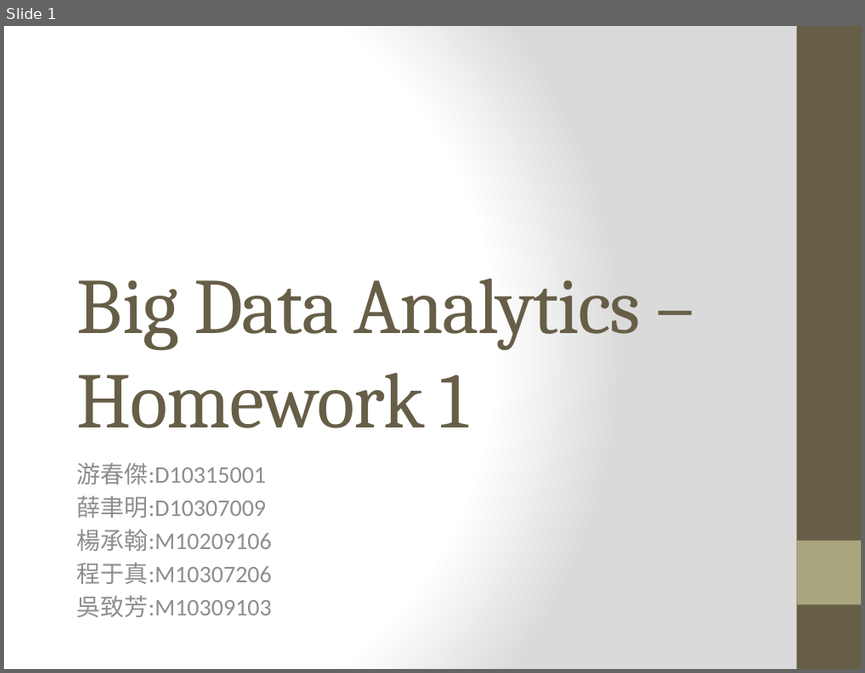
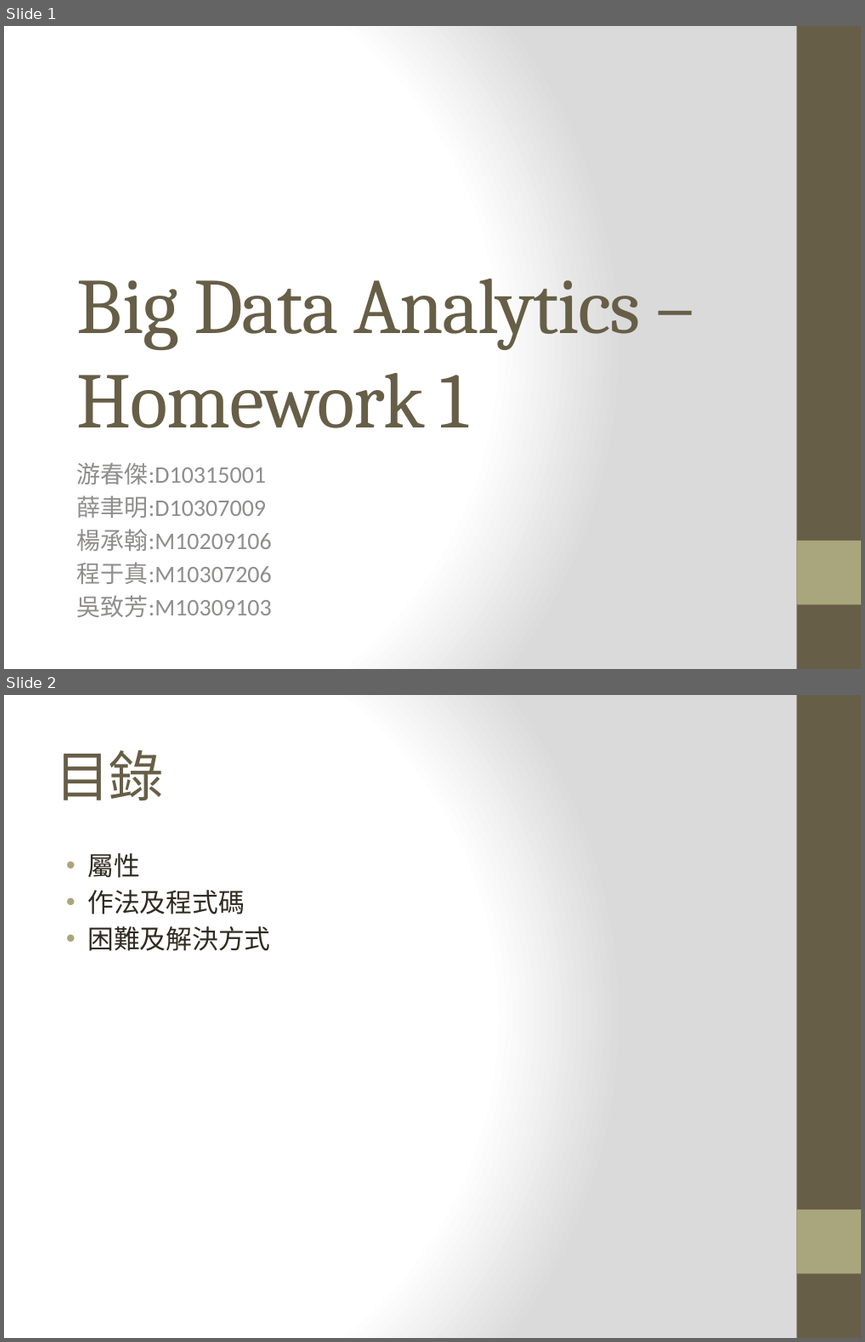
Before and after one commit to yuchunjie/BigData, a slide deck: HomeWork_1/DOC/PPT/PPT.pptx. Shown one above the other, each under a label of ours: slide 1 before the commit, slides 1 and 2 after it. The pictures are 865x673 and 865x1342 pixels, drawn with LibreOffice and Linux fonts; fonts in the diff are those of the drawing. Boxes give left, top, right and bottom in pixels: in the first picture for what was removed or moved away, otherwise in the second. Text is boxed around its words. In the diff, an @@ line names an element or a change of style, - is before the commit and + after.

```diff
--- a/HomeWork_1/DOC/PPT/PPT.pptx
+++ b/HomeWork_1/DOC/PPT/PPT.pptx
@@ slide 2 added at (x1=4, y1=695, x2=861, y2=1338), background gradient #FFFFFF to #DADADA; not listed: 2 template elements that a slide beside it also shows @@
@@ title added at (x1=55, y1=750, x2=163, y2=800), 46 pt, text #675E47 @@
+目錄
@@ text added at (x1=87, y1=853, x2=270, y2=951), 22 pt, text #2F2B20 @@
+• 屬性
+• 作法及程式碼
+• 困難及解決方式
```
Also in this commit, not shown: 4 other slides added, 1 slide removed.
